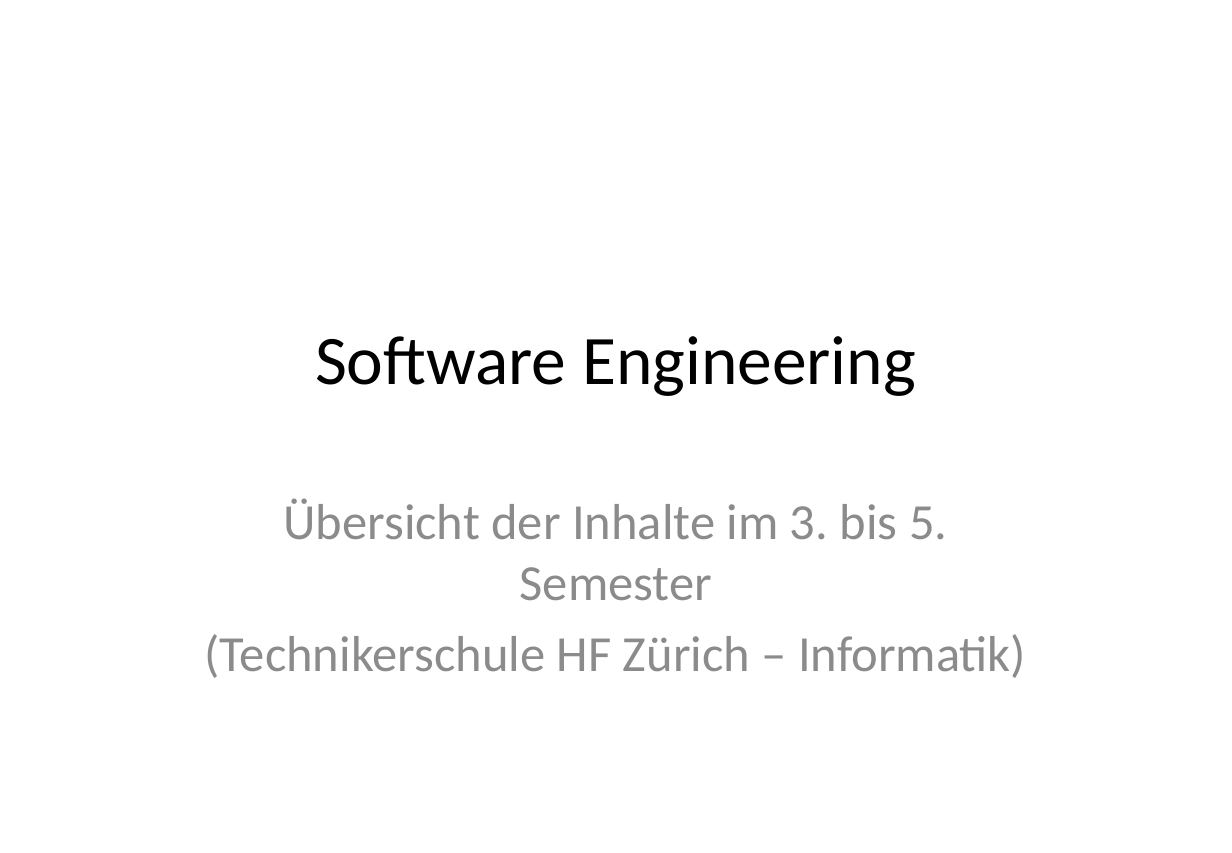
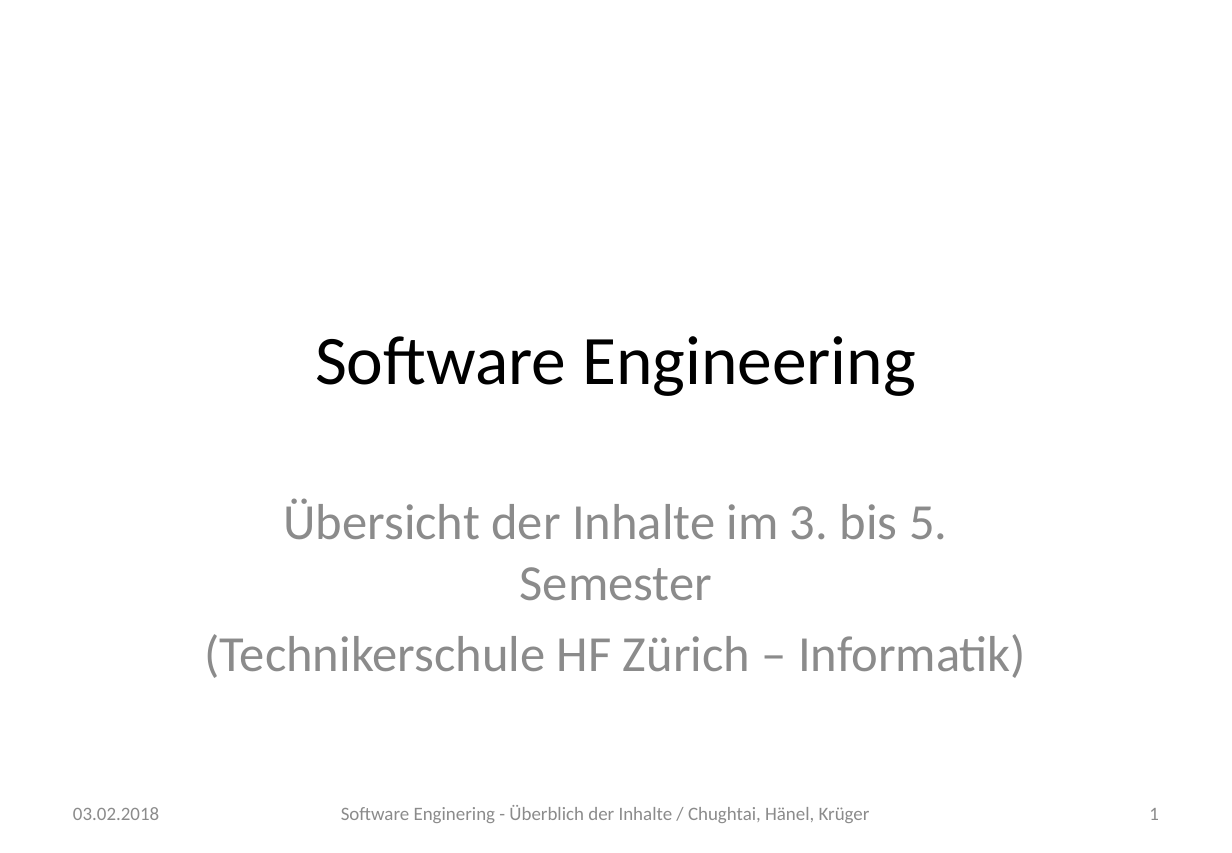
Before and after one commit to juventusHF/strategie-und-planung, a slide deck: slide 1 of software_engineering_uebersicht_der_inhalte.pptx. Drawn at 1232x853 pixels with LibreOffice and Linux fonts; fonts in the diff are those of the drawing. Boxes give left, top, right and bottom in pixels: in the first picture for what was removed or moved away, otherwise in the second. Text is boxed around its words. In the diff, an @@ line names an element or a change of style, - is before the commit and + after.

```diff
--- a/software_engineering_uebersicht_der_inhalte.pptx
+++ b/software_engineering_uebersicht_der_inhalte.pptx
@@ text added at [73,807,159,820], 12 pt, text #8C8C8C @@
+03.02.2018
@@ text added at [341,805,870,823], 12 pt, text #8C8C8C @@
+Software Enginering - Überblich der Inhalte / Chughtai, Hänel, Krüger
@@ page number added at [1149,808,1159,820], 12 pt, text #8C8C8C @@
+1
```
Also in this commit, not shown: 9 other slides changed.
